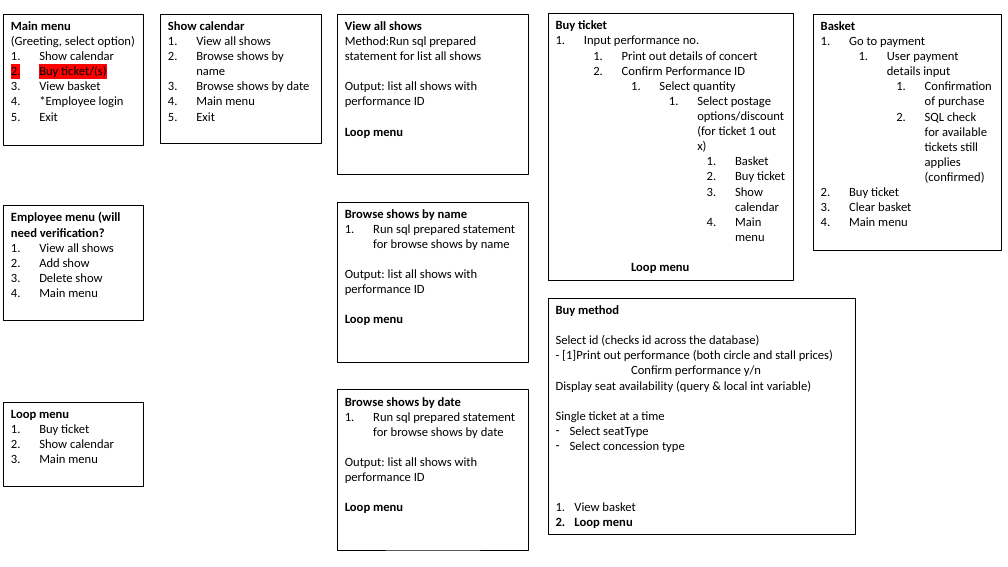
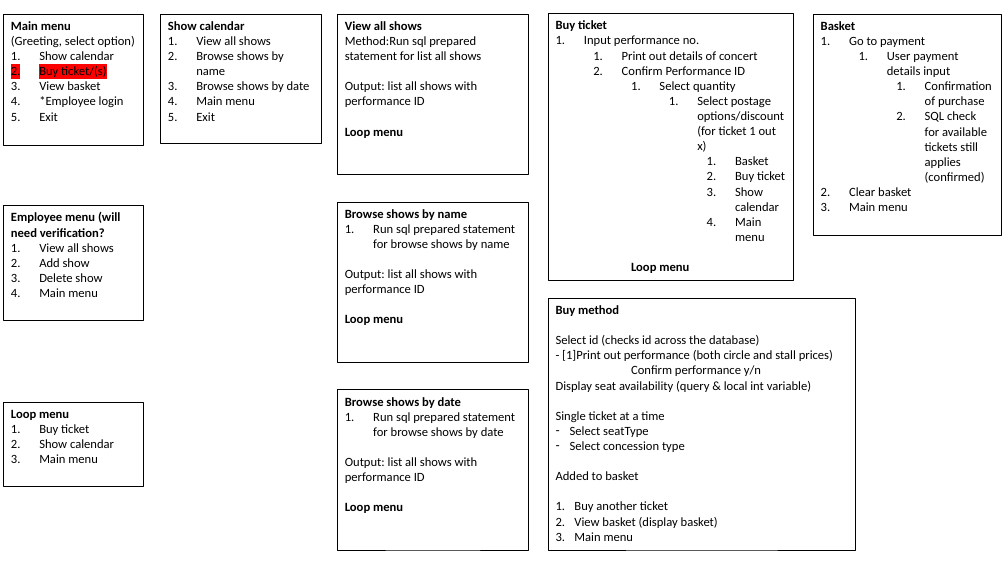
Before and after one commit to SpyroFenton/theTheatreRoyal, a slide deck: slide 1 of ControllerBranch.pptx. Drawn at 1008x567 pixels with LibreOffice and Linux fonts; fonts in the diff are those of the drawing. Boxes give left, top, right and bottom in pixels: in the first picture for what was removed or moved away, otherwise in the second. Text is boxed around its words. In the diff, an @@ line names an element or a change of style, - is before the commit and + after.

```diff
--- a/ControllerBranch.pptx
+++ b/ControllerBranch.pptx
@@ rectangle "Basket": place and size @@
-rectangle "Basket" at [814, 14, 1001, 250]
+rectangle "Basket" at [814, 14, 1001, 235]
@@ text in rectangle at [849, 187, 899, 198]: paragraph removed @@
-2. Buy ticket
@@ rectangle "Buy method": place and size @@
-rectangle "Buy method" at [548, 298, 856, 535]
+rectangle "Buy method" at [548, 298, 856, 550]
@@ text in rectangle at [556, 471, 718, 541]: text changed @@
-1. View basket
-2. Loop menu
+Added to basket
+1. Buy another ticket
+2. View basket (display basket)
+3. Main menu
```
Also in this commit, not shown: 1 slide added, 1 slide removed, 2 other files.
